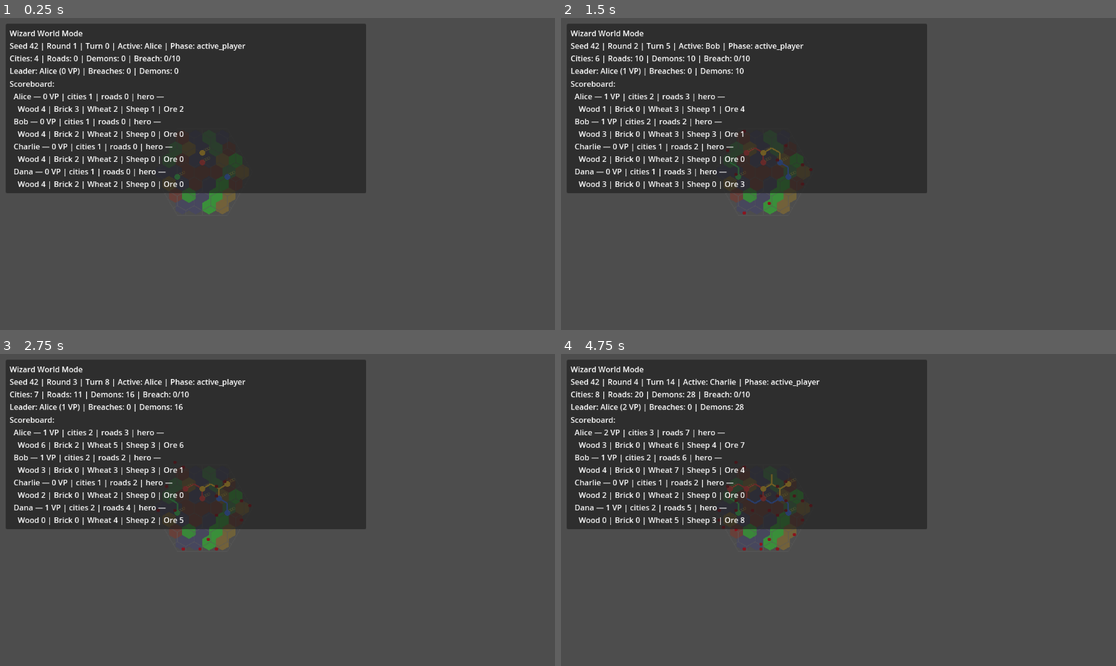
Above: before the commit, frames 1-4 (two rows, left to right).
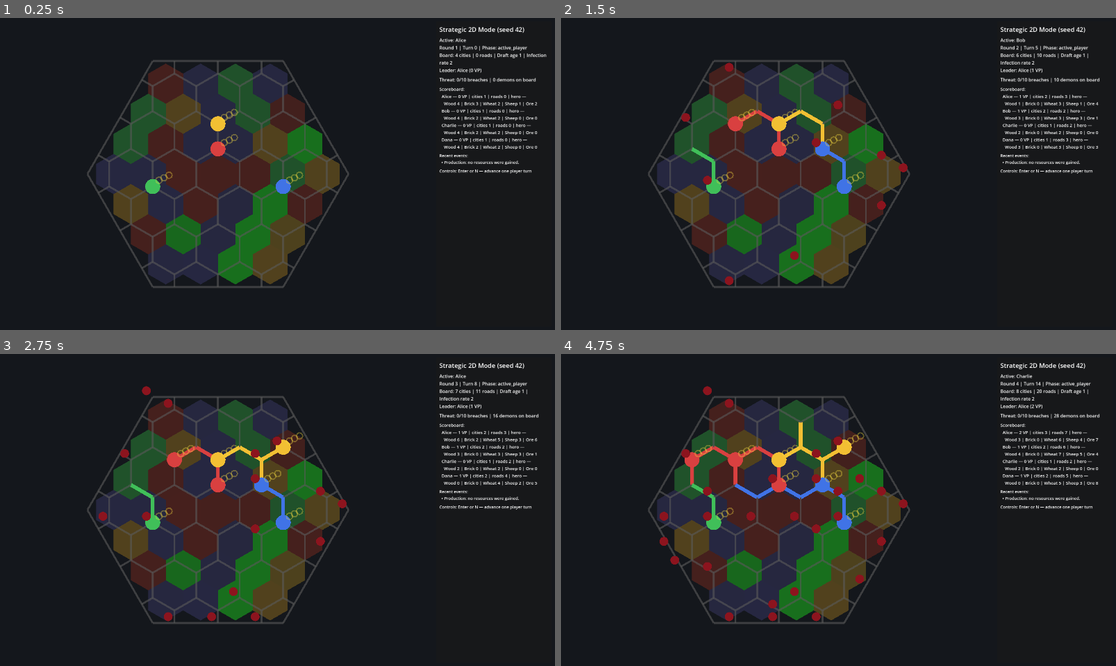
Above: after the commit, the same moments.

Repository: Joesalmon1985/Gods-and-Wizards
Game: Godot game, scene res://run_modes/strategic_2d_mode.tscn
Two runs of this game, one before a commit and one after it. Both use one fixed random seed, a clock stepped at 60 frames per second and the inputs below. This scene is started directly instead of the project's main scene.
Inputs:
- Up to frame 1 (0.25 s): no input
- Up to frame 2 (1.5 s): tap Enter (ui_accept) at 0.5, 0.77, 1.25 s; hold D 0.53-1.28 s; tap N at 0.6 s; hold S from 1.28 s (still down); tap Space at 1.35 s
- Up to frame 3 (2.75 s): tap Enter (ui_accept) at 1.52, 2 s; release S at 2.03 s; hold D from 2.03 s (still down); tap Keypad Enter at 2.1 s
- Up to frame 4 (4.75 s): tap Enter (ui_accept) at 2.75, 3.02, 3.5, 3.77, 4.25, 4.52 s; release D at 2.78 s; hold W 2.78-3.53 s; tap R at 2.85 s; hold A from 3.53 s (still down); tap B at 3.6 s; tap P at 4.35 s

The runs differ from the first frame. In frame 1, 92% of the frame differs, in the area x 0-100%, y 0-100%; in frame 2, 92%; in frame 3, 92%; in frame 4, 92%.

Commit message:
Improve strategic 2D layout for 1920x1080 play.
Auto-scale the board to fill the map area and move game status into a right-side HUD so the board stays readable at full HD.

Co-authored-by: Cursor <cursoragent@cursor.com>

Diff:
--- a/godot_game/run_modes/strategic_2d_mode.gd
+++ b/godot_game/run_modes/strategic_2d_mode.gd
@@ -1,21 +1,63 @@
-extends Node2D
+extends Control
 
-## Read-only 2D strategic mode: BotGameSession lens with placeholder board rendering.
+## Read-only 2D strategic mode: BotGameSession lens with auto-scaled board and side HUD.
+
+const TARGET_WINDOW_SIZE := Vector2i(1920, 1080)
+const BOARD_PADDING := 24.0
 
 @export var game_seed: int = 42
 
 var _session: BotGameSession
-var _board_view: Node2D
-var _header_label: Label
+var _map_host: Control
+var _board_view: StrategicBoardView
+var _title_label: Label
+var _status_label: Label
+var _threat_label: Label
 var _scoreboard_label: Label
+var _events_label: Label
+var _help_label: Label
 
 
 func _ready() -> void:
 	_session = BotGameSession.start_four_player(game_seed)
-	_board_view = $BoardView
-	_header_label = $UI/Panel/MarginContainer/VBox/HeaderLabel
-	_scoreboard_label = $UI/Panel/MarginContainer/VBox/ScoreboardLabel
+	_map_host = $Layout/MapHost
+	_board_view = $Layout/MapHost/BoardView
+	_title_label = $Layout/HudPanel/HudMargin/HudScroll/HudVBox/TitleLabel
+	_status_label = $Layout/HudPanel/HudMargin/HudScroll/HudVBox/StatusLabel
+	_threat_label = $Layout/HudPanel/HudMargin/HudScroll/HudVBox/ThreatLabel
+	_scoreboard_label = $Layout/HudPanel/HudMargin/HudScroll/HudVBox/ScoreboardLabel
+	_events_label = $Layout/HudPanel/HudMargin/HudScroll/HudVBox/EventsLabel
+	_help_label = $Layout/HudPanel/HudMargin/HudScroll/HudVBox/HelpLabel
+	_map_host.resized.connect(_on_map_host_resized)
+	get_viewport().size_changed.connect(_on_viewport_resized)
+	_apply_window_size()
 	_refresh_view()
+	call_deferred("_fit_board")
+
+
+func _notification(what: int) -> void:
+	if what == NOTIFICATION_WM_SIZE_CHANGED:
+		call_deferred("_fit_board")
+
+
+func _apply_window_size() -> void:
+	var window := get_window()
+	if window != null:
+		window.size = TARGET_WINDOW_SIZE
+
+
+func _on_map_host_resized() -> void:
+	_fit_board()
+
+
+func _on_viewport_resized() -> void:
+	_fit_board()
+
+
+func _fit_board() -> void:
+	if _board_view == null or _map_host == null:
+		return
+	_board_view.fit_to_container(_map_host.size, BOARD_PADDING)
 
 
 func _unhandled_input(event: InputEvent) -> void:
@@ -36,15 +78,78 @@
 
 func _refresh_view() -> void:
 	var snapshot := BoardWorldMapper.build_snapshot(_session.state, _session.events)
-	if _board_view != null and _board_view.has_method("sync_from_snapshot"):
+	if _board_view != null:
 		_board_view.sync_from_snapshot(snapshot)
+		_fit_board()
 	var summary := GameStateSummary.build(_session.state, _session)
-	if _header_label != null:
-		var header := GameStateSummary.format_header(summary)
-		header += " | Breaches: %d | Demons: %d" % [
-			int(snapshot.get("breach_count", 0)),
-			int(snapshot.get("total_demons", 0)),
-		]
-		_header_label.text = header
+	_update_hud(summary, snapshot)
+	if _session.finished and _help_label != null:
+		_help_label.text = "Game over — Enter/N still refreshes the view."
+
+
+func _update_hud(summary: Dictionary, snapshot: Dictionary) -> void:
+	if _title_label != null:
+		_title_label.text = "Strategic 2D Mode (seed %d)" % summary.get("seed", 0)
+	if _status_label != null:
+		_status_label.text = _format_status(summary)
+	if _threat_label != null:
+		_threat_label.text = _format_threat(summary, snapshot)
 	if _scoreboard_label != null:
 		_scoreboard_label.text = GameStateSummary.format_scoreboard(summary)
+	if _events_label != null:
+		_events_label.text = _format_recent_events(snapshot)
+	if _help_label != null and not _session.finished:
+		_help_label.text = "Controls: Enter or N — advance one player turn"
+
+
+func _format_status(summary: Dictionary) -> String:
+	var lines: PackedStringArray = []
+	lines.append("Active: %s" % summary.get("active_player_name", "?"))
+	lines.append(
+		"Round %d | Turn %d | Phase: %s" % [
+			summary.get("round_number", 0),
+			summary.get("turn_number", 0),
+			summary.get("phase", ""),
+		]
+	)
+	lines.append(
+		"Board: %d cities | %d roads | Draft age %d | Infection rate %d" % [
+			summary.get("total_cities", 0),
+			summary.get("total_roads", 0),
+			summary.get("draft_age", 0),
+			summary.get("infection_rate", 0),
+		]
+	)
+	if summary.get("game_finished", false):
+		var winner: String = summary.get("winner_name", "")
+		if winner != "":
+			lines.append("Game over — winner: %s" % winner)
+		else:
+			lines.append("Game over — shared loss (underworld breach).")
+	else:
+		lines.append(
+			"Leader: %s (%d VP)" % [
+				summary.get("leader_name", "?"),
+				summary.get("leader_vp", 0),
+			]
+		)
+	return "\n".join(lines)
+
+
+func _format_threat(summary: Dictionary, snapshot: Dictionary) -> String:
+	return "Threat: %d/%d breaches | %d demons on board" % [
+		int(summary.get("breach_count", snapshot.get("breach_count", 0))),
+		int(summary.get("breach_limit", GameConstants.BREACH_LIMIT)),
+		int(summary.get("total_demons", snapshot.get("total_demons", 0))),
+	]
+
+
+func _format_recent_events(snapshot: Dictionary) -> String:
+	var events: Array = snapshot.get("recent_events", [])
+	if events.is_empty():
+		return "Recent events:\n  (none yet)"
+	var lines: PackedStringArray = ["Recent events:"]
+	var start := maxi(0, events.size() - 8)
+	for index in range(start, events.size()):
+		lines.append("  • %s" % str(events[index]))
+	return "\n".join(lines)
--- a/godot_game/run_modes/strategic_2d_mode.tscn
+++ b/godot_game/run_modes/strategic_2d_mode.tscn
@@ -3,33 +3,100 @@
 [ext_resource type="Script" path="res://run_modes/strategic_2d_mode.gd" id="1"]
 [ext_resource type="Script" path="res://ui/board/strategic_board_view.gd" id="2"]
 
-[node name="Strategic2DMode" type="Node2D"]
+[node name="Strategic2DMode" type="Control"]
+layout_mode = 3
+anchors_preset = 15
+anchor_right = 1.0
+anchor_bottom = 1.0
+grow_horizontal = 2
+grow_vertical = 2
 script = ExtResource("1")
 
-[node name="BoardView" type="Node2D" parent="."]
-position = Vector2(420, 320)
+[node name="Background" type="ColorRect" parent="."]
+layout_mode = 1
+anchors_preset = 15
+anchor_right = 1.0
+anchor_bottom = 1.0
+grow_horizontal = 2
+grow_vertical = 2
+color = Color(0.08, 0.09, 0.11, 1)
+
+[node name="Layout" type="HBoxContainer" parent="."]
+layout_mode = 1
+anchors_preset = 15
+anchor_right = 1.0
+anchor_bottom = 1.0
+offset_left = 12.0
+offset_top = 12.0
+offset_right = -12.0
+offset_bottom = -12.0
+grow_horizontal = 2
+grow_vertical = 2
+theme_override_constants/separation = 12
+
+[node name="MapHost" type="Control" parent="Layout"]
+layout_mode = 2
+size_flags_horizontal = 3
+size_flags_vertical = 3
+clip_contents = true
+
+[node name="BoardView" type="Node2D" parent="Layout/MapHost"]
 script = ExtResource("2")
 
-[node name="UI" type="CanvasLayer" parent="."]
+[node name="HudPanel" type="PanelContainer" parent="Layout"]
+custom_minimum_size = Vector2(400, 0)
+layout_mode = 2
+size_flags_vertical = 3
 
-[node name="Panel" type="PanelContainer" parent="UI"]
-offset_left = 12.0
-offset_top = 12.0
-offset_right = 760.0
-offset_bottom = 260.0
+[node name="HudMargin" type="MarginContainer" parent="Layout/HudPanel"]
+layout_mode = 2
+theme_override_constants/margin_left = 12
+theme_override_constants/margin_top = 12
+theme_override_constants/margin_right = 12
+theme_override_constants/margin_bottom = 12
 
-[node name="MarginContainer" type="MarginContainer" parent="UI/Panel"]
-theme_override_constants/margin_left = 8
-theme_override_constants/margin_top = 8
-theme_override_constants/margin_right = 8
-theme_override_constants/margin_bottom = 8
+[node name="HudScroll" type="ScrollContainer" parent="Layout/HudPanel/HudMargin"]
+layout_mode = 2
+size_flags_horizontal = 3
+size_flags_vertical = 3
+horizontal_scroll_mode = 0
 
-[node name="VBox" type="VBoxContainer" parent="UI/Panel/MarginContainer"]
+[node name="HudVBox" type="VBoxContainer" parent="Layout/HudPanel/HudMargin/HudScroll"]
+layout_mode = 2
+size_flags_horizontal = 3
+theme_override_constants/separation = 10
 
-[node name="HeaderLabel" type="Label" parent="UI/Panel/MarginContainer/VBox"]
+[node name="TitleLabel" type="Label" parent="Layout/HudPanel/HudMargin/HudScroll/HudVBox"]
+layout_mode = 2
+theme_override_font_sizes/font_size = 22
+text = "Strategic 2D Mode"
+
+[node name="StatusLabel" type="Label" parent="Layout/HudPanel/HudMargin/HudScroll/HudVBox"]
+layout_mode = 2
+theme_override_font_sizes/font_size = 16
 autowrap_mode = 3
 text = "Initialising..."
 
-[node name="ScoreboardLabel" type="Label" parent="UI/Panel/MarginContainer/VBox"]
+[node name="ThreatLabel" type="Label" parent="Layout/HudPanel/HudMargin/HudScroll/HudVBox"]
+layout_mode = 2
+theme_override_font_sizes/font_size = 16
+autowrap_mode = 3
+text = "Threat:"
+
+[node name="ScoreboardLabel" type="Label" parent="Layout/HudPanel/HudMargin/HudScroll/HudVBox"]
+layout_mode = 2
+theme_override_font_sizes/font_size = 15
 autowrap_mode = 3
 text = "Scoreboard:"
+
+[node name="EventsLabel" type="Label" parent="Layout/HudPanel/HudMargin/HudScroll/HudVBox"]
+layout_mode = 2
+theme_override_font_sizes/font_size = 14
+autowrap_mode = 3
+text = "Recent events:"
+
+[node name="HelpLabel" type="Label" parent="Layout/HudPanel/HudMargin/HudScroll/HudVBox"]
+layout_mode = 2
+theme_override_font_sizes/font_size = 14
+autowrap_mode = 3
+text = "Enter / N: advance one player turn"
--- a/godot_game/tests/test_strategic_board_view.gd
+++ b/godot_game/tests/test_strategic_board_view.gd
@@ -33,6 +33,10 @@
 	view_a.sync_from_snapshot(snapshot)
 	view_b.sync_from_snapshot(snapshot)
 	test_assert.eq(JSON.stringify(view_a.get_snapshot()), JSON.stringify(view_b.get_snapshot()), "same snapshot should produce identical view data")
+	var bounds := view_a.compute_content_bounds()
+	test_assert.check(bounds.size.x > 0.0 and bounds.size.y > 0.0, "board bounds should be non-empty for a standard snapshot")
+	view_a.fit_to_container(Vector2(1200.0, 900.0), 24.0)
+	test_assert.check(view_a.scale.x > 1.0, "board should scale up to fill a large viewport")
 
 
 static func _test_board_view_does_not_mutate_state(test_assert: TestAssert) -> void:
--- a/godot_game/ui/board/strategic_board_view.gd
+++ b/godot_game/ui/board/strategic_board_view.gd
@@ -15,6 +15,43 @@
 
 func get_snapshot() -> Dictionary:
 	return _snapshot
+
+
+func compute_content_bounds() -> Rect2:
+	if _snapshot.is_empty():
+		return Rect2()
+	var min_p := Vector2(INF, INF)
+	var max_p := Vector2(-INF, -INF)
+	var margin := HEX_SIZE + 10.0
+	for entry in _snapshot.get("hexes", []):
+		var point := _axial_to_pixel(HexCoord.new(int(entry.get("q", 0)), int(entry.get("r", 0))))
+		min_p = min_p.min(point)
+		max_p = max_p.max(point)
+	for entry in _snapshot.get("nodes", []):
+		var point := _world_dict_to_pixel(entry.get("world", {}))
+		min_p = min_p.min(point)
+		max_p = max_p.max(point)
+	if min_p.x == INF:
+		return Rect2()
+	min_p -= Vector2(margin, margin)
+	max_p += Vector2(margin, margin)
+	return Rect2(min_p, max_p - min_p)
+
+
+func fit_to_container(container_size: Vector2, padding: float = 24.0) -> void:
+	var bounds := compute_content_bounds()
+	if bounds.size.x <= 0.0 or bounds.size.y <= 0.0 or container_size.x <= 0.0 or container_size.y <= 0.0:
+		scale = Vector2.ONE
+		position = Vector2(padding, padding)
+		return
+	var available := container_size - Vector2(padding * 2.0, padding * 2.0)
+	var scale_factor := minf(available.x / bounds.size.x, available.y / bounds.size.y)
+	scale = Vector2(scale_factor, scale_factor)
+	var scaled_size := bounds.size * scale_factor
+	position = Vector2(
+		padding + (available.x - scaled_size.x) * 0.5 - bounds.position.x * scale_factor,
+		padding + (available.y - scaled_size.y) * 0.5 - bounds.position.y * scale_factor
+	)
 
 
 func _draw() -> void:
